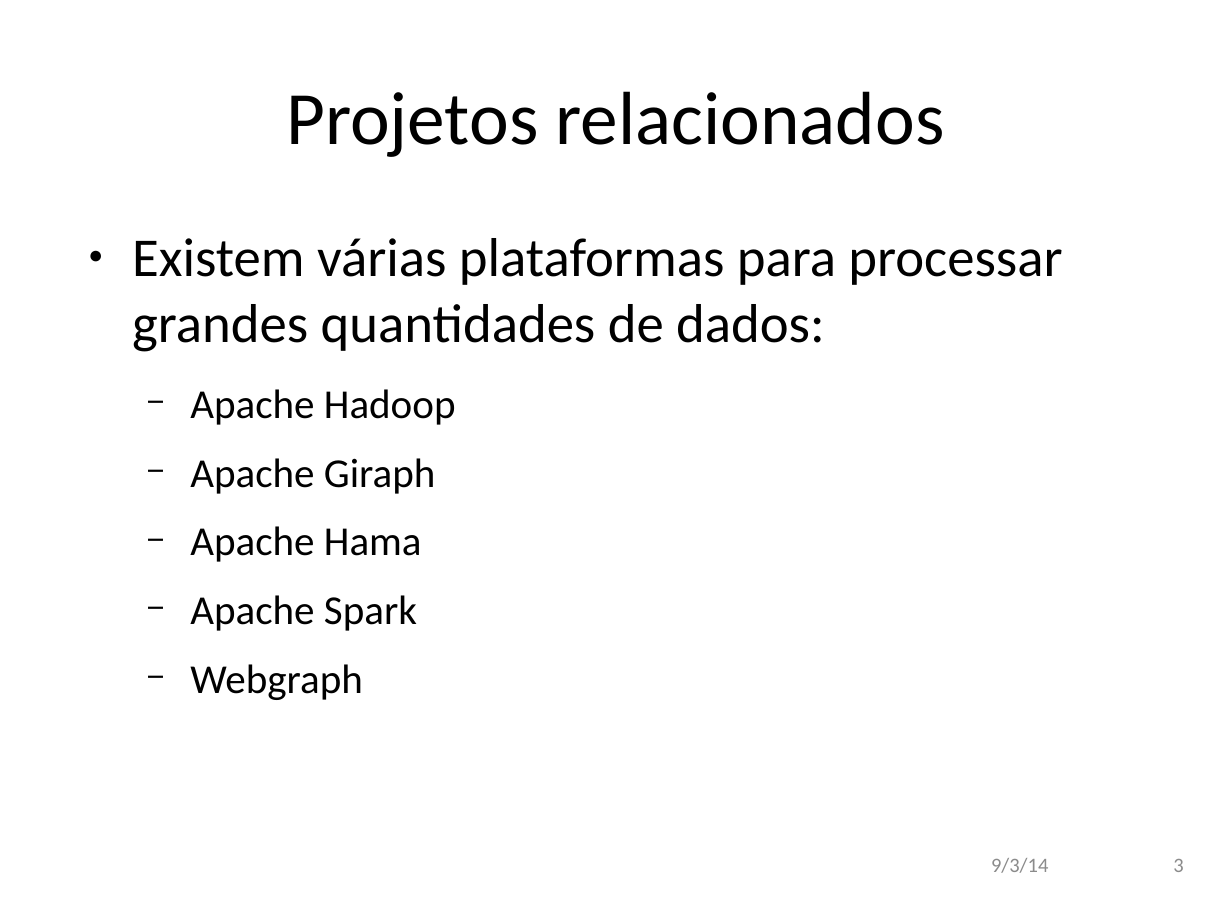
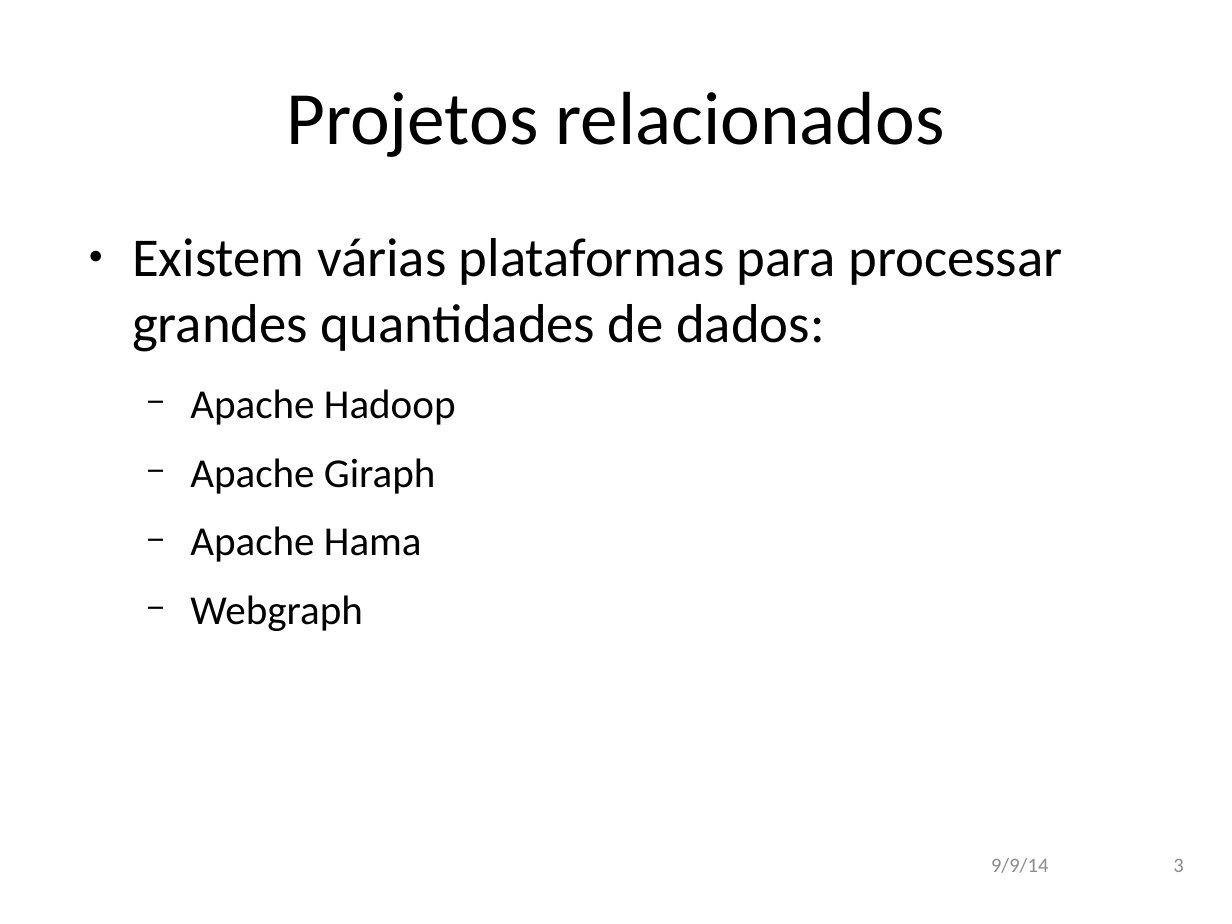
Before and after one commit to andremota/Distributed-Graph-Processing, a slide deck: slide 3 of docs/apresentação/apres_isel_format.odp. Drawn at 1232x924 pixels with LibreOffice and Linux fonts; fonts in the diff are those of the drawing; background and template pictures are left out. Boxes give left, top, right and bottom in pixels: in the first picture for what was removed or moved away, otherwise in the second. Text is boxed around its words. In the diff, an @@ line names an element or a change of style, - is before the commit and + after.

```diff
--- a/docs/apresentação/apres_isel_format.odp
+++ b/docs/apresentação/apres_isel_format.odp
@@ text at [190,595,417,631]: paragraph removed @@
-  − Apache Spark
@@ text at [991,858,1048,873]: text changed @@
-9/3/14
+9/9/14
```
Also in this commit, not shown: 17 other slides changed, 1 other file.
